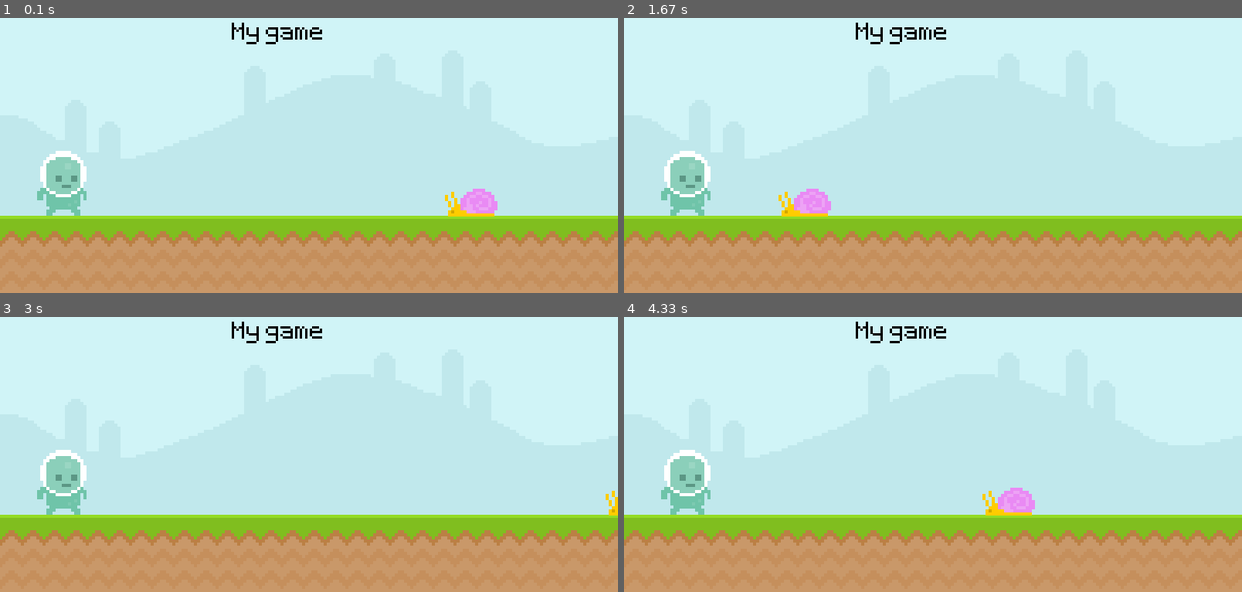
Above: before the commit, frames 1-4 (two rows, left to right).
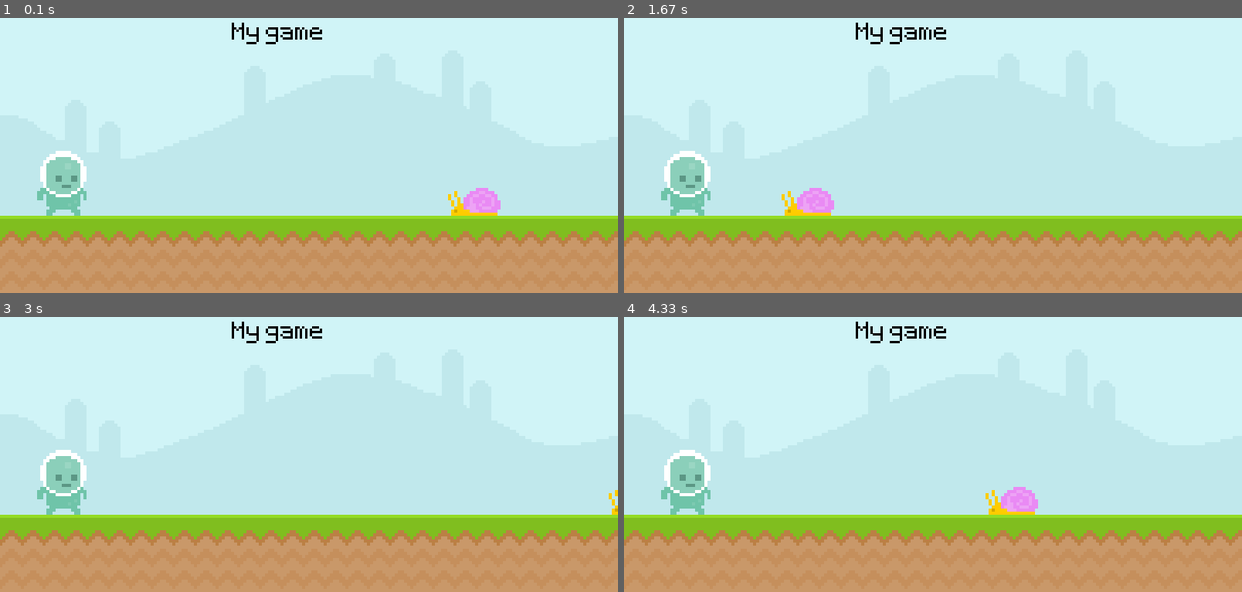
Above: after the commit, the same moments.

Repository: saladin-dev/Pygame-Runner
Game: pygame game, started from runner.py
Same seed, same stepped clock (60 frames per second), same inputs: the game is played once before the commit and once after it.
Inputs:
- Up to frame 1 (0.1 s): no input
- Up to frame 2 (1.67 s): no input
- Up to frame 3 (3 s): no input
- Up to frame 4 (4.33 s): no input

The runs differ from the first frame. In frame 1, 0.4% of the frame differs, in the area x 72-81%, y 61-73%; in frame 2, 0.4%; in frame 3, 0.1%; in frame 4, 0.4%.

Commit message:
Added rec to player (Still not funcitonal)

Diff:
--- a/runner.py
+++ b/runner.py
@@ -13,6 +13,7 @@
 
 
 snail_surface = pygame.image.load('graphics/snail/snail1.png').convert_alpha()
+Snail_rect = snail_surface.get_rect(bottomright = (600,300))
 snail_x_pos = 600
 
 Player_surface = pygame.image.load('graphics/Player/player_walk_1.png').convert_alpha()
@@ -31,7 +32,8 @@
     snail_x_pos -= 4
     if snail_x_pos < -100:
         snail_x_pos = 800
-    screen.blit(snail_surface, (snail_x_pos,265))
+    screen.blit(snail_surface,Snail_rect)
+    Snail_rect.x = snail_x_pos
     screen.blit(Player_surface, Player_rect)
 
 
